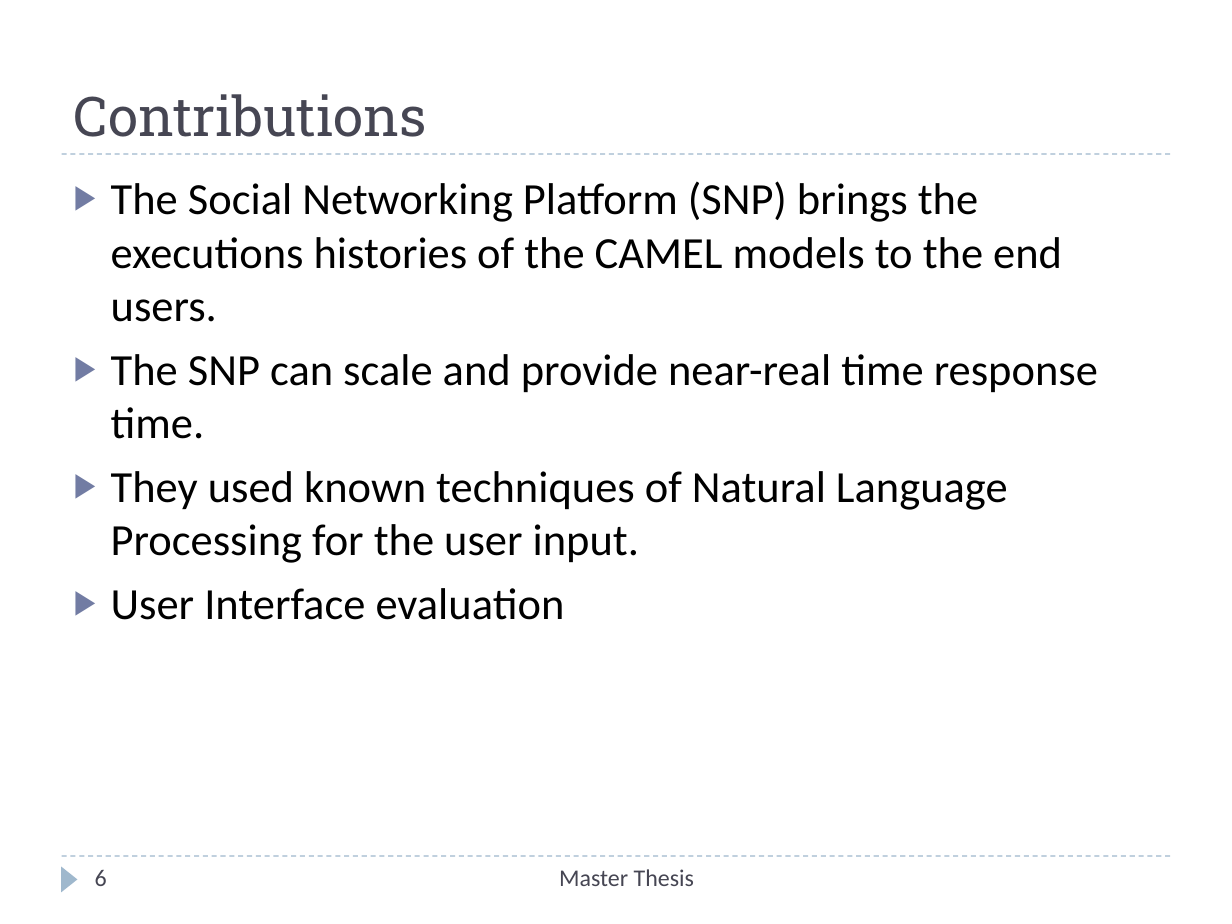
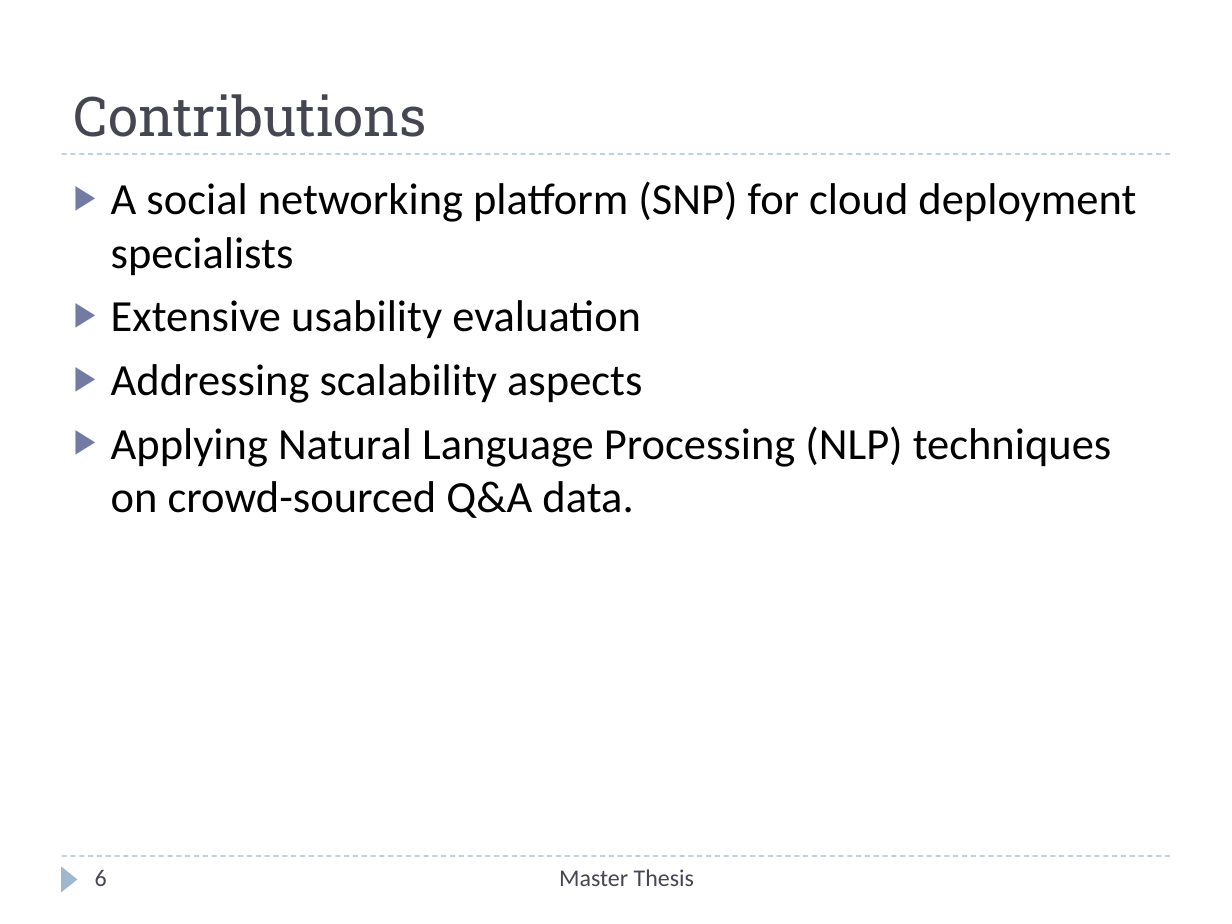
Before and after one commit to Christos-Papoulas/master_thesis, a slide deck: slide 6 of presentation/presentation.pptx. Drawn at 1232x924 pixels with LibreOffice and Linux fonts; fonts in the diff are those of the drawing. Boxes give left, top, right and bottom in pixels: in the first picture for what was removed or moved away, otherwise in the second. Text is boxed around its words. In the diff, an @@ line names an element or a change of style, - is before the commit and + after.

```diff
--- a/presentation/presentation.pptx
+++ b/presentation/presentation.pptx
@@ text at (111, 181, 1136, 518): text changed @@
-▶ The Social Networking Platform (SNP) brings the executions histories of the CAMEL models to the end users.
-▶ The SNP can scale and provide near-real time response time.
-▶ They used known techniques of Natural Language Processing for the user input.
-▶ User Interface evaluation
+▶ A social networking platform (SNP) for cloud deployment specialists
+▶ Extensive usability evaluation
+▶ Addressing scalability aspects
+▶ Applying Natural Language Processing (NLP) techniques on crowd-sourced Q&A data.
```
Also in this commit, not shown: 12 other slides changed, 2 slides added, 1 slide removed, 19 other files.
